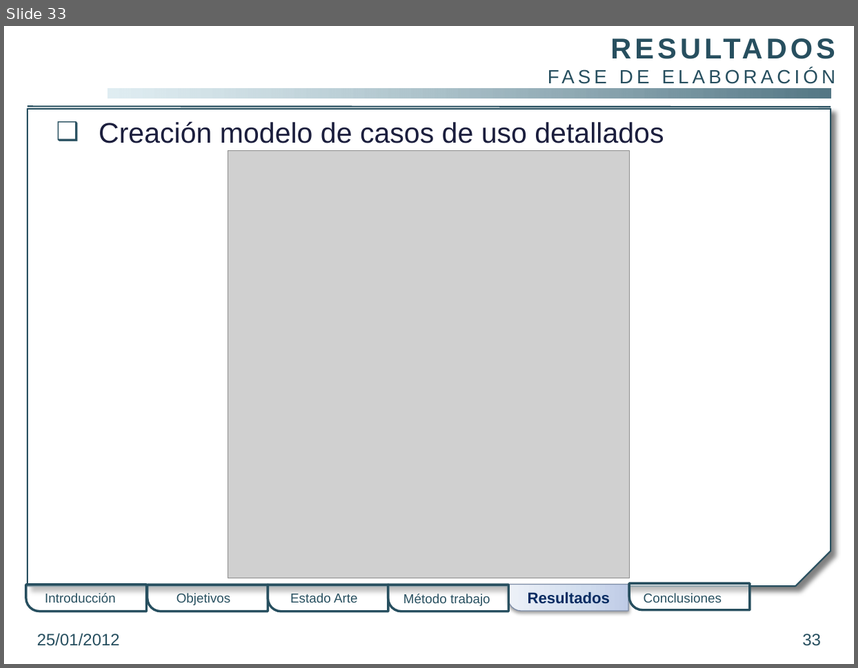
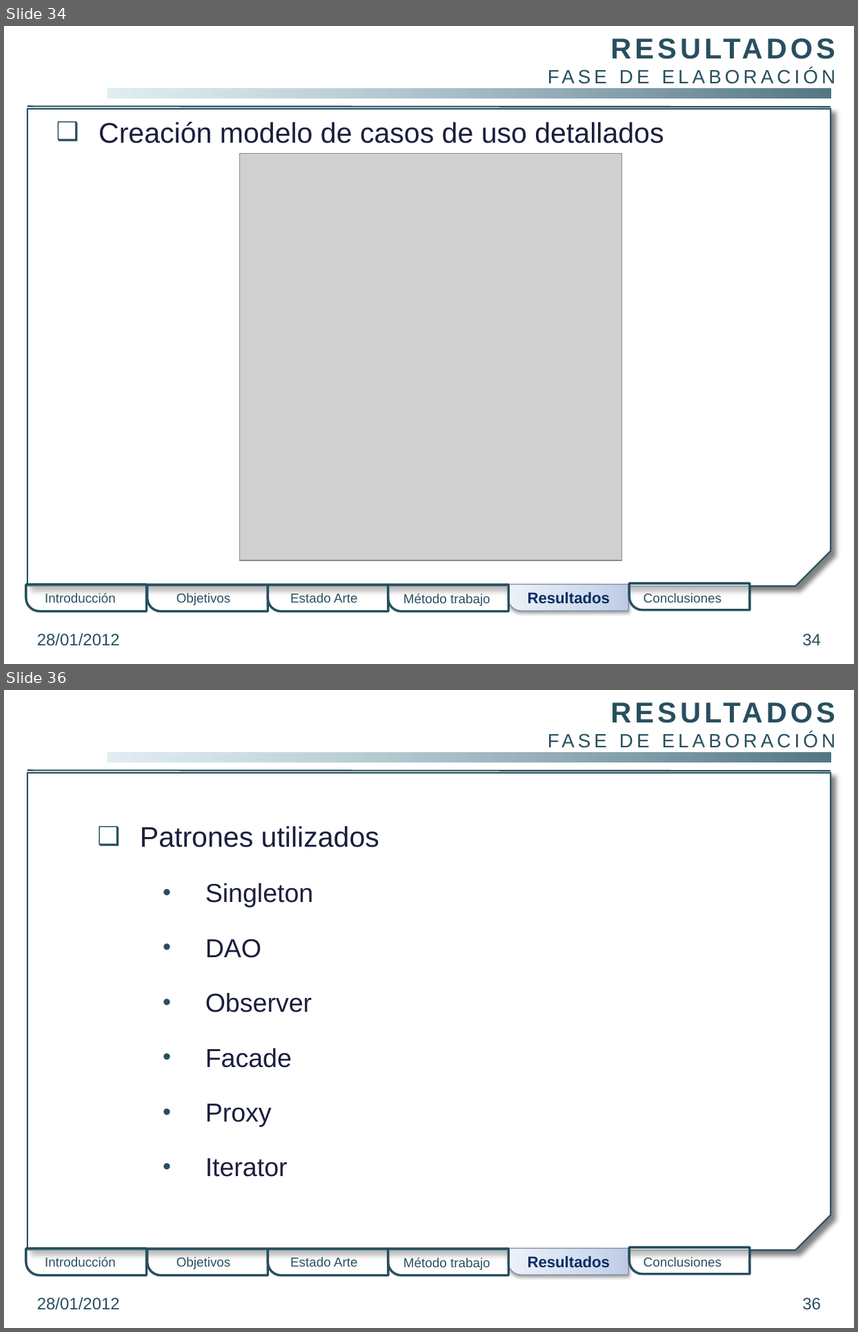
Before and after one commit to gangadhar001/repo-pfc, a slide deck: PFC/Presentacion/PresentacionPFC.pptx. Shown one above the other, each under a label of ours: slide 33 before the commit, slides 34 and 36 after it; the slides between them are not shown. The pictures are 858x668 and 858x1332 pixels, drawn with LibreOffice and Linux fonts; fonts in the diff are those of the drawing; grey boxes stand for pictures; background and template pictures are left out. Boxes give left, top, right and bottom in pixels: in the first picture for what was removed or moved away, otherwise in the second. Text is boxed around its words. In the diff, an @@ line names an element or a change of style, - is before the commit and + after.

```diff
--- a/PFC/Presentacion/PresentacionPFC.pptx
+++ b/PFC/Presentacion/PresentacionPFC.pptx
@@ slide 36 added at (4,690,854,1328), background picture (left out); not listed: 3 template elements that a slide beside it also shows @@
@@ text added at (107,690,844,750), 16.2 pt, text #274F5F @@
+RESULTADOS
+FASE DE ELABORACIÓN
@@ text added at (140,826,379,1176), 22 pt, text #1B1E3E @@
+❑ Patrones utilizados
+  • Singleton
+  • DAO
+  • Observer
+  • Facade
+  • Proxy
+  • Iterator
@@ round rect added at (25,1248,146,1274), fill #FFFFFF at 50% opacity, outline #274F5F 2 pt @@
@@ round rect added at (508,1248,628,1274), fill gradient #BFCDE7 to #D2DBED to #EDF1F9, outline #7B8CA6 0.75 pt @@
@@ round rect added at (629,1248,750,1274), fill #FFFFFF at 50% opacity, outline #274F5F 2 pt @@
@@ text added at (45,1256,116,1266), 11 pt, text #274F5F @@
+Introducción
@@ round rect added at (148,1249,268,1275), fill #FFFFFF at 50% opacity, outline #274F5F 2 pt @@
@@ text added at (176,1256,231,1269), 11 pt, text #274F5F @@
+Objetivos
@@ round rect added at (268,1249,388,1275), fill #FFFFFF at 50% opacity, outline #274F5F 2 pt @@
@@ text added at (290,1256,358,1266), 11 pt, text #274F5F @@
+Estado Arte
@@ round rect added at (388,1249,508,1275), fill #FFFFFF at 50% opacity, outline #274F5F 2 pt @@
@@ text added at (404,1257,490,1270), 11 pt, text #274F5F @@
+Método trabajo
@@ text added at (528,1256,611,1268), 13 pt, text #072C62, bold @@
+Resultados
@@ text added at (644,1256,722,1266), 11 pt, text #274F5F @@
+Conclusiones
@@ text added at (37,1297,120,1310), 14 pt, text #274F5F @@
+28/01/2012
@@ page number added at (802,1297,821,1310), 14 pt, text #274F5F @@
+36
@@ what was slide 33 is now slide 34 @@
@@ slide 34 changed as well @@
@@ picture: place and size @@
-picture at (228,150,629,577)
+picture at (239,154,622,560)
@@ text at (37,633,120,646): text changed @@
-25/01/2012
+28/01/2012
@@ page number at (802,633,821,646): text changed @@
-33
+34
```
Also in this commit, not shown: 31 other slides changed, 16 other slides added.
